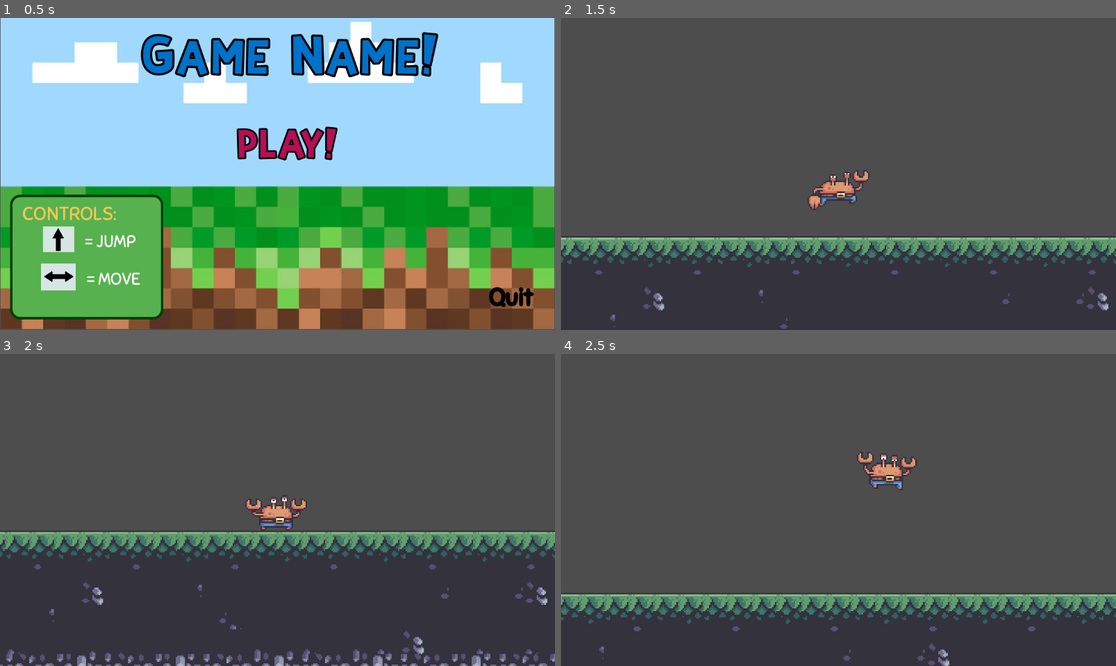
Above: before the commit, frames 1-4 (two rows, left to right).
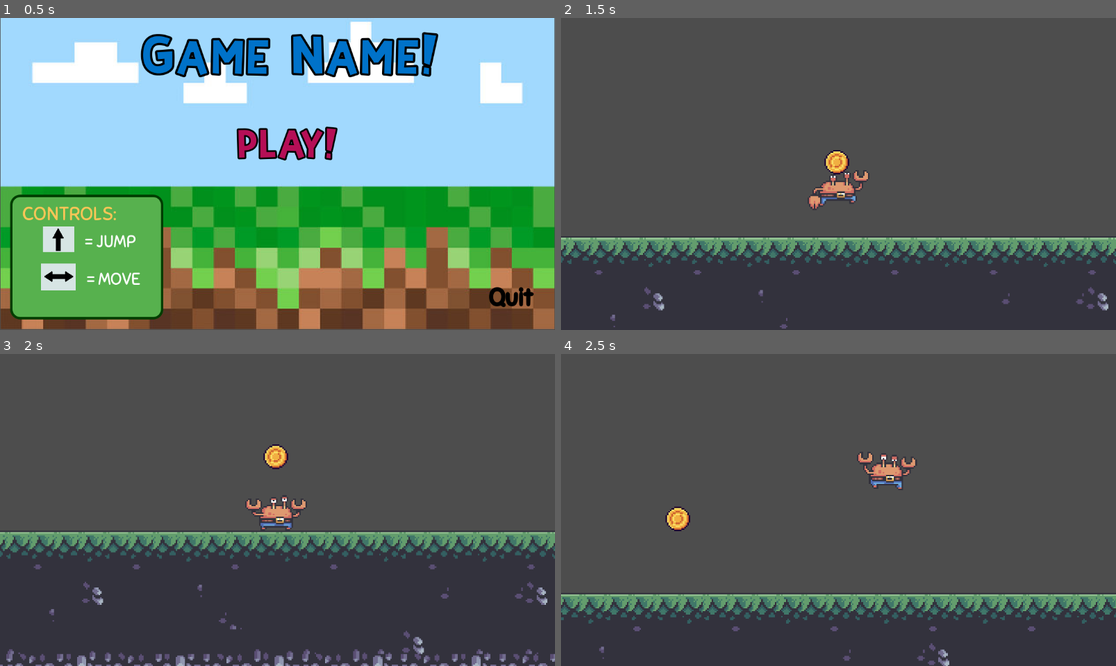
Above: after the commit, the same moments.

Repository: SMR-2023-Summer-Project/2DSideRacer
Game: Godot game, scene res://root/ui/title_screen/title_screen.tscn
The game is run twice, just before and just after one commit, with the same random seed, the same clock (stepped at 60 frames per second) and the same inputs.
Inputs (mouse positions are in pixels of both pictures, inside the frame that each line leads up to):
- Up to frame 1 (0.5 s): no input
- Up to frame 2 (1.5 s): click "PLAY!" at 0.5 s; click "Host" at 1.25 s
- Up to frame 3 (2 s): no input
- Up to frame 4 (2.5 s): move the mouse to (960, 494) at 2.02 s; hold Right (ui_right) from 2.03 s (still down); tap Space (climb) at 2.1 s; tap Up (jump) at 2.27 s

Frame 1 is identical in both runs. In frame 2, 0.3% of the frame differs, in the area x 47-52%, y 42-51%; in frame 3, 0.3%, in the area x 47-52%, y 28-37%; in frame 4, 0.3%.

Commit message:
added coin feature

Diff:
--- /dev/null
+++ b/root/multiplayer/coin.gd
@@ -0,0 +1,18 @@
+extends Area2D
+#Makes this into a new node
+class_name Coin
+
+#makes the collision box
+var collisionShape = CollisionShape2D.new()
+# makes the sprite node
+var spriteNode = Sprite2D.new()
+
+
+func _ready() -> void:
+	collisionShape.shape = RectangleShape2D.new()
+	collisionShape.shape.extents = Vector2(20, 50)
+	add_child(collisionShape)
+	# adds texture + scale to coin
+	spriteNode.texture = load('res://root/assets/sprites/misc/coin.png')
+	spriteNode.scale = Vector2(0.025, 0.025)
+	add_child(spriteNode)
--- a/root/multiplayer/multiplayer.tscn
+++ b/root/multiplayer/multiplayer.tscn
@@ -1,7 +1,8 @@
-[gd_scene load_steps=6 format=3 uid="uid://cdn18fm4gxl0m"]
+[gd_scene load_steps=7 format=3 uid="uid://cdn18fm4gxl0m"]
 
 [ext_resource type="Texture2D" uid="uid://dxm4dj6s1rvw8" path="res://root/assets/sprites/tilesets/stone_grassy_tileset.png" id="1_pod0c"]
 [ext_resource type="Script" path="res://root/scenes/demo_scene/Checkpoint.gd" id="2_53ldr"]
+[ext_resource type="Script" path="res://root/multiplayer/coin.gd" id="3_4pfx8"]
 
 [sub_resource type="GDScript" id="GDScript_463ds"]
 script/source = "# author Cesar
@@ -890,5 +891,8 @@
 position = Vector2(558, -543)
 script = ExtResource("2_53ldr")
 
+[node name="Coin" type="Area2D" parent="."]
+script = ExtResource("3_4pfx8")
+
 [connection signal="pressed" from="CanvasLayer/MainMenu/MarginContainer/VBoxContainer/Host" to="." method="_on_host_pressed"]
 [connection signal="pressed" from="CanvasLayer/MainMenu/MarginContainer/VBoxContainer/HBoxContainer/Connect" to="." method="_on_join_pressed"]
Binary file added: root/assets/sprites/misc/coin.png
